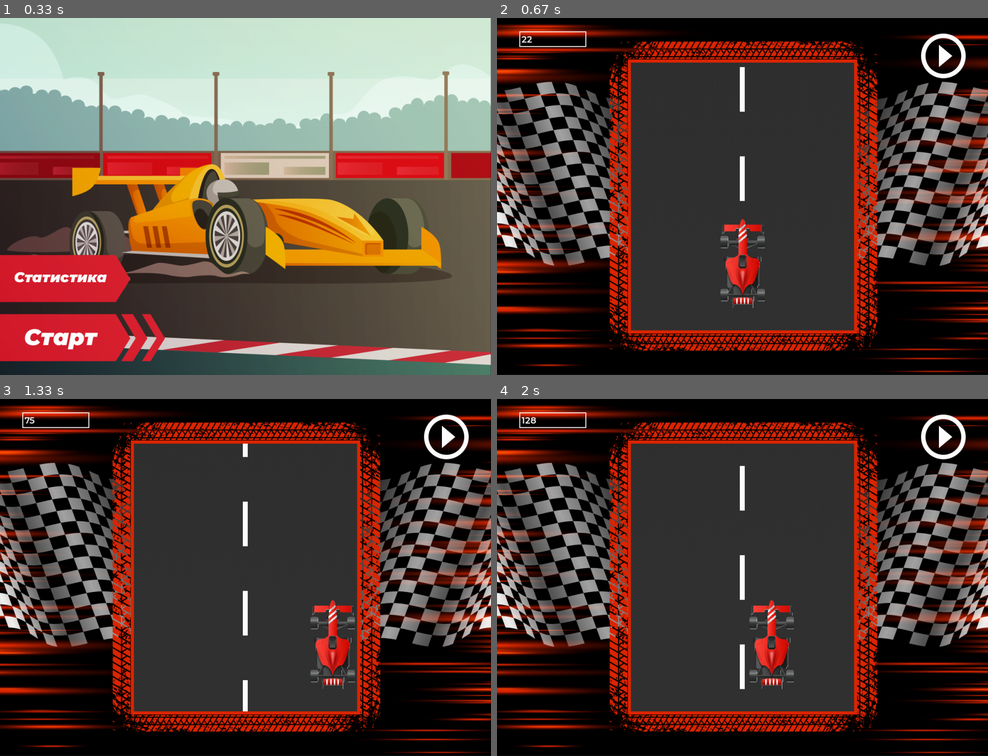
Above: before the commit, frames 1-4 (two rows, left to right).
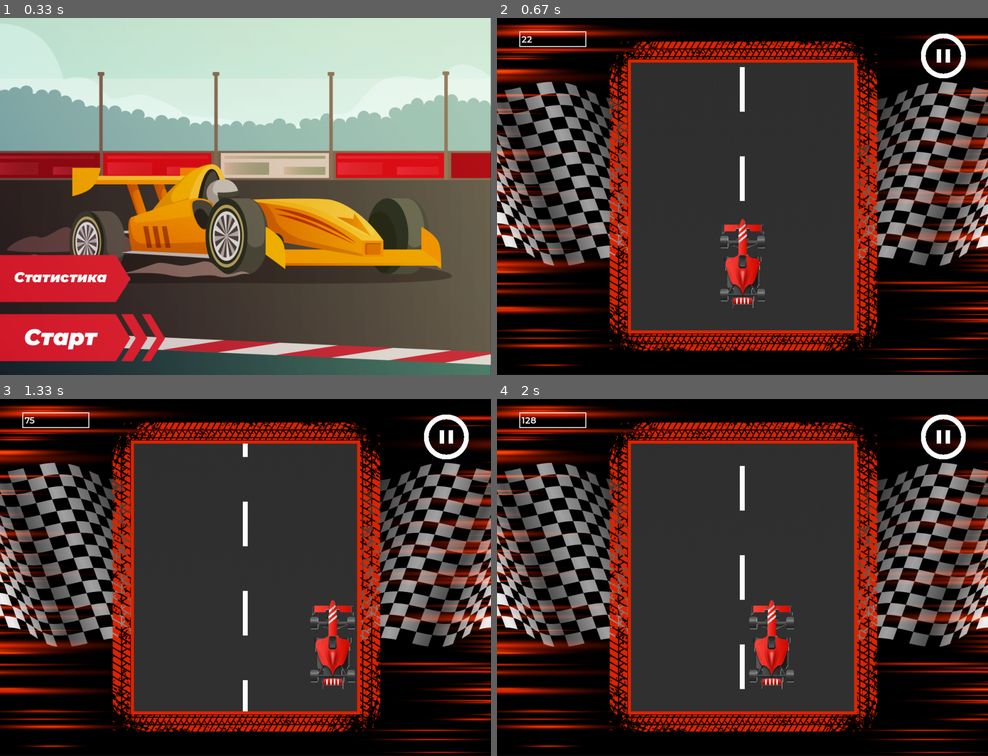
Above: after the commit, the same moments.

Repository: h4x4d/Pygame-car
Game: pygame game, started from main.py
Two runs of this game, one before a commit and one after it. Both use one fixed random seed, a clock stepped at 60 frames per second and the inputs below.
Inputs (mouse positions are in pixels of both pictures, inside the frame that each line leads up to):
- Up to frame 1 (0.33 s): no input
- Up to frame 2 (0.67 s): click (580, 335) at 0.38 s
- Up to frame 3 (1.33 s): hold Right 0.67-1.13 s; hold Right from 1.17 s (still down)
- Up to frame 4 (2 s): release Right at 1.63 s; hold Left from 1.67 s (still down)

Frame 1 is identical in both runs. In frame 2, 0.2% of the frame differs, in the area x 45-96%, y 4-78%; in frame 3, 0.2%, in the area x 64-96%, y 4-78%; in frame 4, 0.2%.

Commit message:
Pavel commit with pause

Diff:
--- a/board.py
+++ b/board.py
@@ -63,7 +63,7 @@
     def __init__(self, *groups):
         super().__init__(*groups)
         # машинка по-умолчанию
-        self.image = pygame.transform.scale(load_image('car2.png'), CAR_SIZE)
+        self.image = pygame.transform.scale(load_image('car2.png', -1), CAR_SIZE)
 
         self.rect = self.image.get_rect()
         self.mask = pygame.mask.from_surface(self.image)
@@ -87,15 +87,11 @@
         self.play = pygame.transform.scale(load_image('play.png', -1),
                                            (100, 100))
 
-        self.image = self.pause
+        self.image = self.play
 
         self.rect = self.image.get_rect()
         self.rect.x = 950
         self.rect.y = 35
-
-    # def update(self):
-        # Если нажата кнопка pause, поменять на кнопку play, и наоборот
-        # self.image = self.play
 
 
 def board_creator(all_sprites, screen, car_sprite, pause_sprite):
Empty file removed: car_sprite.py
